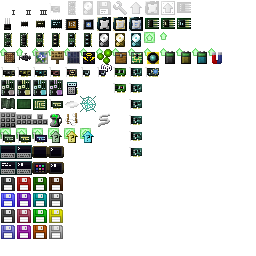
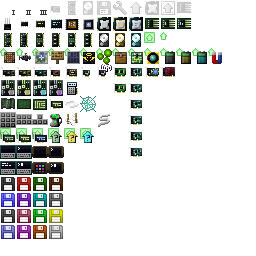
Comparing the layer stacks of the two (256, 256) images. Changes:
added layer "Ebene 1 Kopie" in group "items" over [166, 68, 174, 75]
added layer "Ebene 2" (overlay, 50%) in group "items" over [166, 68, 174, 75]
painted on "items" (2nd of 2, in "items") over [161, 67, 175, 77]
